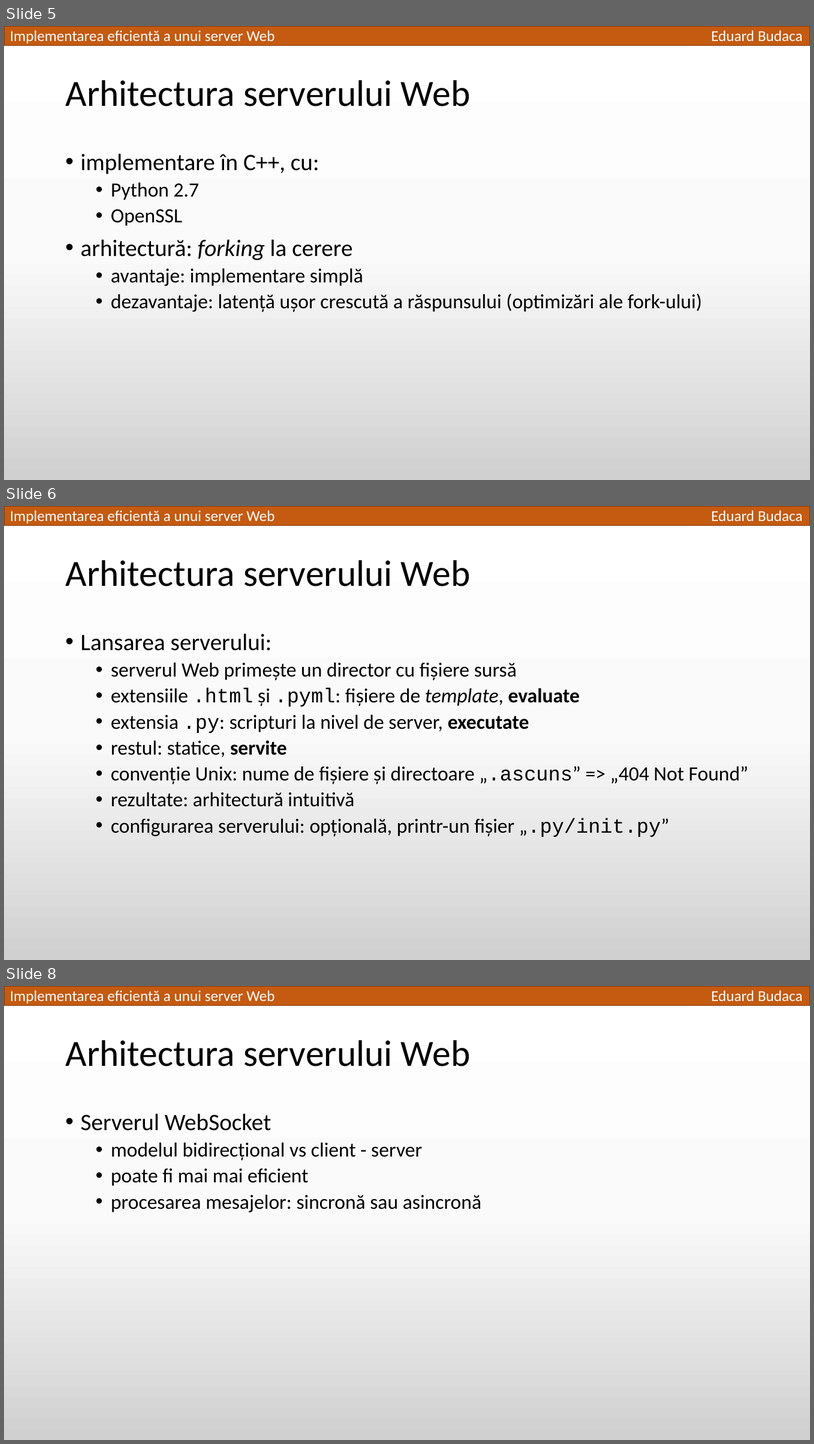
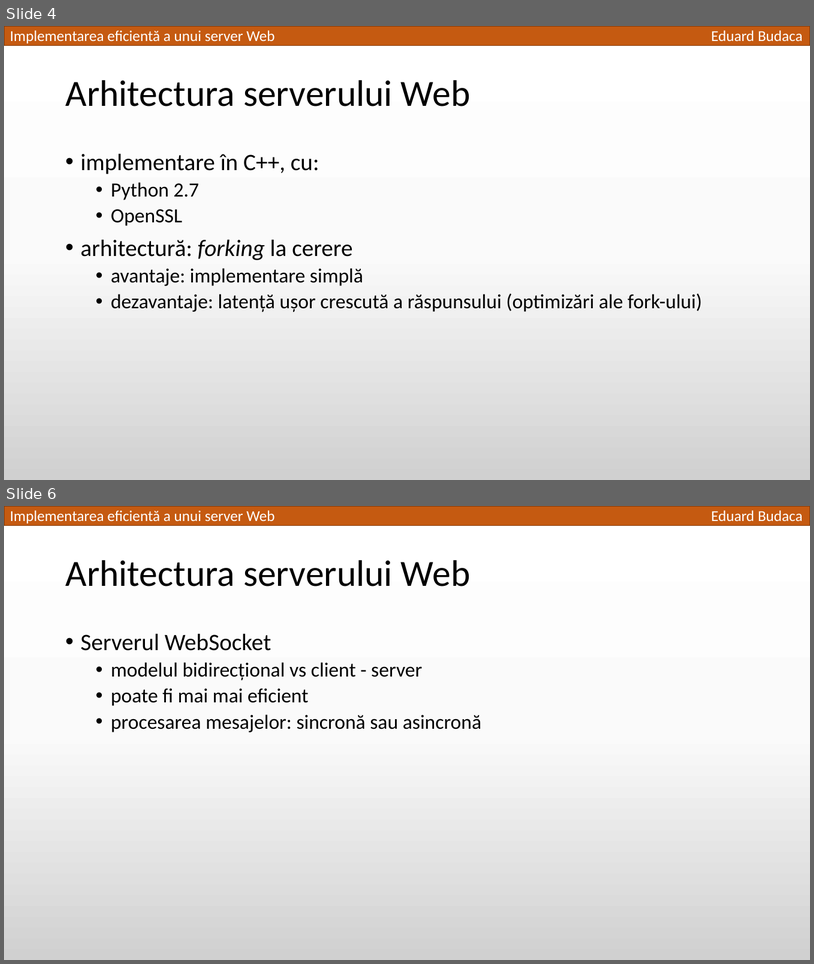
Before and after one commit to TED-996/bachelor-thesis-pack, a slide deck: Licenta2018BudacaEduard/Implementarea eficientă a unui server Web.pptx. Shown one above the other, each under a label of ours: slides 5, 6 and 8 before the commit, slides 4 and 6 after it; the slides between them are not shown. The pictures are 814x1444 and 814x964 pixels, drawn with LibreOffice and Linux fonts; fonts in the diff are those of the drawing. Boxes give left, top, right and bottom in pixels: in the first picture for what was removed or moved away, otherwise in the second. Text is boxed around its words. In the diff, an @@ line names an element or a change of style, - is before the commit and + after.

```diff
--- a/Licenta2018BudacaEduard/Implementarea eficientă a unui server Web.pptx
+++ b/Licenta2018BudacaEduard/Implementarea eficientă a unui server Web.pptx
@@ slide 6 removed at bbox=[4, 506, 810, 960], background gradient #FFFFFF to #FBFBFB to #D1D1D1; not listed: 3 template elements that a slide beside it also shows @@
@@ title removed at bbox=[65, 560, 471, 586] @@
-Arhitectura serverului Web
@@ text removed at bbox=[81, 633, 749, 837] @@
-• Lansarea serverului:
-  • serverul Web primește un director cu fișiere sursă
-  • extensiile .html și .pyml: fișiere de template, evaluate
-  • extensia .py: scripturi la nivel de server, executate
-  • restul: statice, servite
-  • convenție Unix: nume de fișiere și directoare „.ascuns” => „404 Not Found”
-  • rezultate: arhitectură intuitivă
-  • configurarea serverului: opțională, printr-un fișier „.py/init.py”
@@ what was slide 5 is now slide 4 @@
@@ what was slide 8 is now slide 6 @@
```
Also in this commit, not shown: 7 slides changed, 2 other slides removed.
